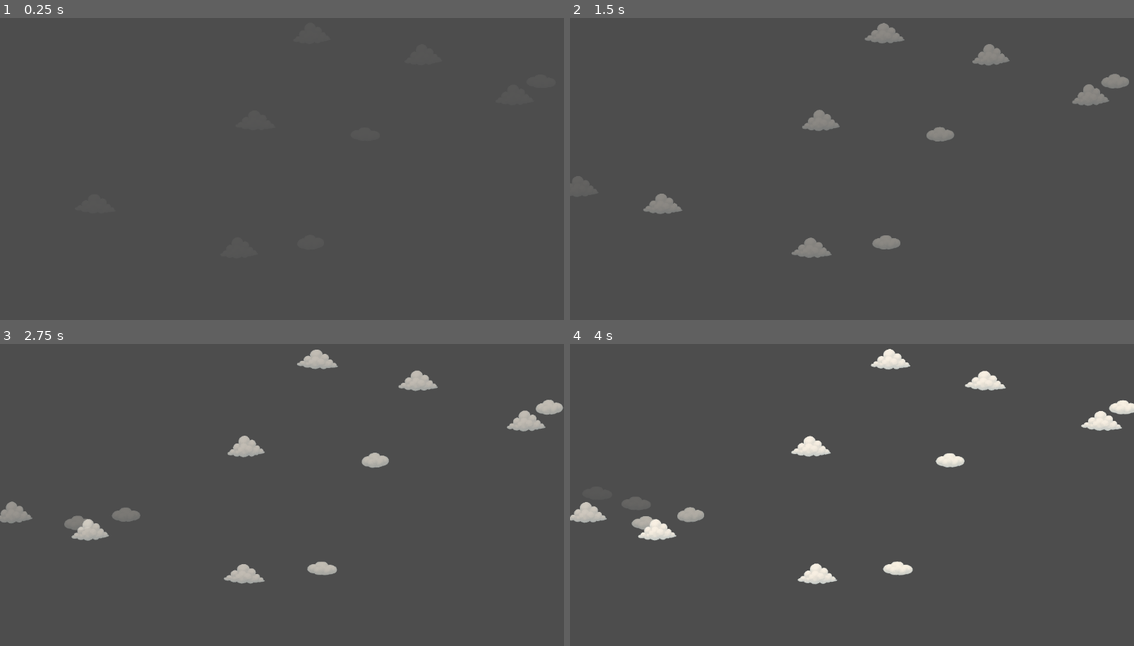
Above: before the commit, frames 1-4 (two rows, left to right).
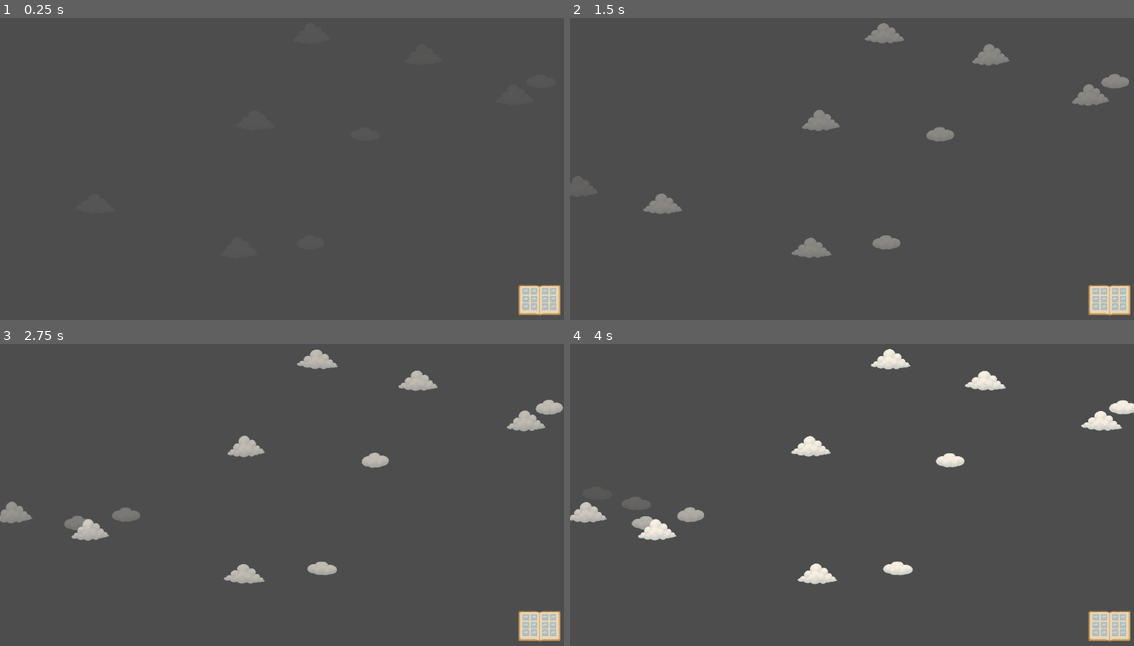
Above: after the commit, the same moments.

Repository: misterbamboo/ld-58
Game: Godot game, scene res://MainScene.tscn
Two runs of this game, one before a commit and one after it. Both use one fixed random seed, a clock stepped at 60 frames per second and the inputs below.
Inputs (mouse positions are in pixels of both pictures, inside the frame that each line leads up to):
- Up to frame 1 (0.25 s): no input
- Up to frame 2 (1.5 s): tap Enter at 0.5 s; move the mouse to (976, 150) at 0.52 s; click (976, 150) at 0.67 s; move the mouse to (739, 181) at 1.27 s; click (739, 181) at 1.42 s
- Up to frame 3 (2.75 s): move the mouse to (338, 422) at 2.02 s; click (338, 422) at 2.17 s
- Up to frame 4 (4 s): move the mouse to (823, 555) at 2.77 s; click (823, 555) at 2.92 s; move the mouse to (1021, 540) at 3.52 s; click (1021, 540) at 3.67 s

The runs differ from the first frame. In frame 1, 0.8% of the frame differs, in the area x 91-100%, y 88-99%; in frame 2, 0.8%; in frame 3, 0.8%; in frame 4, 0.8%.

Commit message:
feat: Add memory book with animations

Diff:
--- a/src/game/florence-memories/MainScene.tscn
+++ b/src/game/florence-memories/MainScene.tscn
@@ -1,13 +1,20 @@
-[gd_scene load_steps=7 format=3 uid="uid://ddksst3cw4wam"]
+[gd_scene load_steps=8 format=3 uid="uid://ddksst3cw4wam"]
 
-[ext_resource type="PackedScene" uid="uid://dwafuug7oubye" path="res://clouds/shapes/dog-cloud/dog-cloud.tscn" id="1_3mqji"]
+[ext_resource type="PackedScene" uid="uid://dwafuug7oubye" path="res://clouds/cloud-shapes/dog-cloud/dog-cloud.tscn" id="1_3mqji"]
 [ext_resource type="Script" uid="uid://cwchnxb0a6n5d" path="res://clouds/cloud_spawner.gd" id="2_rf2cd"]
 [ext_resource type="PackedScene" path="res://clouds/prefabs/cloud_default.tscn" id="3_a814b"]
 [ext_resource type="PackedScene" path="res://clouds/prefabs/cloud_oval.tscn" id="4_5crlr"]
-[ext_resource type="PackedScene" uid="uid://kksanuhdvdff" path="res://clouds/shapes/tricycle-cloud/tricycle-cloud.tscn" id="5_a814b"]
-[ext_resource type="PackedScene" uid="uid://44gee11omn7r" path="res://clouds/shapes/dino-cloud/dino-cloud.tscn" id="6_5crlr"]
+[ext_resource type="PackedScene" uid="uid://kksanuhdvdff" path="res://clouds/cloud-shapes/tricycle-cloud/tricycle-cloud.tscn" id="5_a814b"]
+[ext_resource type="PackedScene" uid="uid://44gee11omn7r" path="res://clouds/cloud-shapes/dino-cloud/dino-cloud.tscn" id="6_5crlr"]
+[ext_resource type="PackedScene" uid="uid://od2j2p2kj0ln" path="res://memories-book/memories-book.tscn" id="7_5crlr"]
 
-[node name="MainScene" type="Node2D"]
+[node name="MainScene" type="Control"]
+layout_mode = 3
+anchors_preset = 15
+anchor_right = 1.0
+anchor_bottom = 1.0
+grow_horizontal = 2
+grow_vertical = 2
 
 [node name="CloudSpawner" type="Node2D" parent="."]
 script = ExtResource("2_rf2cd")
@@ -16,3 +23,11 @@
 spawn_y_min = 50.0
 spawn_y_max = 500.0
 metadata/_custom_type_script = "uid://cwchnxb0a6n5d"
+
+[node name="MemoriesBook" parent="." instance=ExtResource("7_5crlr")]
+layout_mode = 1
+anchors_preset = 3
+anchor_left = 1.0
+anchor_top = 1.0
+grow_horizontal = 0
+grow_vertical = 0
--- /dev/null
+++ b/src/game/florence-memories/memories-book/memories-book.tscn
@@ -0,0 +1,175 @@
+[gd_scene load_steps=4 format=3 uid="uid://od2j2p2kj0ln"]
+
+[ext_resource type="Texture2D" uid="uid://cd8a6qrjmqtgn" path="res://memories-book/assets/memories-book.png" id="1_d8g1i"]
+[ext_resource type="Script" uid="uid://cnk6pyucjx6bw" path="res://memories-book/toggle-size-book.gd" id="1_snies"]
+[ext_resource type="Texture2D" uid="uid://cu0qaovexkhsb" path="res://clouds/assets/car-cloud.png" id="3_pdfwl"]
+
+[node name="MemoriesBook" type="Control"]
+layout_mode = 3
+anchors_preset = 15
+anchor_right = 1.0
+anchor_bottom = 1.0
+grow_horizontal = 2
+grow_vertical = 2
+script = ExtResource("1_snies")
+
+[node name="TextureRect" type="TextureRect" parent="."]
+layout_mode = 1
+anchors_preset = 3
+anchor_left = 1.0
+anchor_top = 1.0
+anchor_right = 1.0
+anchor_bottom = 1.0
+offset_left = -100.0
+offset_top = -100.0
+grow_horizontal = 0
+grow_vertical = 0
+pivot_offset = Vector2(600, 600)
+size_flags_horizontal = 8
+size_flags_vertical = 8
+texture = ExtResource("1_d8g1i")
+expand_mode = 1
+
+[node name="HBoxContainer" type="HBoxContainer" parent="TextureRect"]
+layout_mode = 0
+offset_left = 15.999951
+offset_top = 25.999977
+offset_right = 83.719955
+offset_bottom = 70.23498
+
+[node name="GridContainerLeft" type="GridContainer" parent="TextureRect/HBoxContainer"]
+layout_mode = 2
+theme_override_constants/h_separation = 5
+theme_override_constants/v_separation = 4
+columns = 2
+
+[node name="Memory1" type="TextureRect" parent="TextureRect/HBoxContainer/GridContainerLeft"]
+custom_minimum_size = Vector2(12, 12)
+layout_mode = 2
+size_flags_horizontal = 3
+size_flags_vertical = 3
+texture = ExtResource("3_pdfwl")
+expand_mode = 1
+stretch_mode = 5
+
+[node name="Memory2" type="TextureRect" parent="TextureRect/HBoxContainer/GridContainerLeft"]
+custom_minimum_size = Vector2(12, 12)
+layout_mode = 2
+size_flags_horizontal = 3
+size_flags_vertical = 3
+texture = ExtResource("3_pdfwl")
+expand_mode = 1
+stretch_mode = 5
+
+[node name="Memory3" type="TextureRect" parent="TextureRect/HBoxContainer/GridContainerLeft"]
+custom_minimum_size = Vector2(12, 12)
+layout_mode = 2
+size_flags_horizontal = 3
+size_flags_vertical = 3
+texture = ExtResource("3_pdfwl")
+expand_mode = 1
+stretch_mode = 5
+
+[node name="Memory4" type="TextureRect" parent="TextureRect/HBoxContainer/GridContainerLeft"]
+custom_minimum_size = Vector2(12, 12)
+layout_mode = 2
+size_flags_horizontal = 3
+size_flags_vertical = 3
+texture = ExtResource("3_pdfwl")
+expand_mode = 1
+stretch_mode = 5
+
+[node name="Memory5" type="TextureRect" parent="TextureRect/HBoxContainer/GridContainerLeft"]
+custom_minimum_size = Vector2(12, 12)
+layout_mode = 2
+size_flags_horizontal = 3
+size_flags_vertical = 3
+texture = ExtResource("3_pdfwl")
+expand_mode = 1
+stretch_mode = 5
+
+[node name="Memory6" type="TextureRect" parent="TextureRect/HBoxContainer/GridContainerLeft"]
+custom_minimum_size = Vector2(12, 12)
+layout_mode = 2
+size_flags_horizontal = 3
+size_flags_vertical = 3
+texture = ExtResource("3_pdfwl")
+expand_mode = 1
+stretch_mode = 5
+
+[node name="Control" type="Control" parent="TextureRect/HBoxContainer"]
+custom_minimum_size = Vector2(2.795, 0)
+layout_mode = 2
+size_flags_horizontal = 3
+
+[node name="GridContainerRight" type="GridContainer" parent="TextureRect/HBoxContainer"]
+layout_mode = 2
+theme_override_constants/h_separation = 5
+theme_override_constants/v_separation = 4
+columns = 2
+
+[node name="Memory7" type="TextureRect" parent="TextureRect/HBoxContainer/GridContainerRight"]
+custom_minimum_size = Vector2(12, 12)
+layout_mode = 2
+size_flags_horizontal = 3
+size_flags_vertical = 3
+texture = ExtResource("3_pdfwl")
+expand_mode = 1
+stretch_mode = 5
+
+[node name="Memory8" type="TextureRect" parent="TextureRect/HBoxContainer/GridContainerRight"]
+custom_minimum_size = Vector2(12, 12)
+layout_mode = 2
+size_flags_horizontal = 3
+size_flags_vertical = 3
+texture = ExtResource("3_pdfwl")
+expand_mode = 1
+stretch_mode = 5
+
+[node name="Memory9" type="TextureRect" parent="TextureRect/HBoxContainer/GridContainerRight"]
+custom_minimum_size = Vector2(12, 12)
+layout_mode = 2
+size_flags_horizontal = 3
+size_flags_vertical = 3
+texture = ExtResource("3_pdfwl")
+expand_mode = 1
+stretch_mode = 5
+
+[node name="Memory10" type="TextureRect" parent="TextureRect/HBoxContainer/GridContainerRight"]
+custom_minimum_size = Vector2(12, 12)
+layout_mode = 2
+size_flags_horizontal = 3
+size_flags_vertical = 3
+texture = ExtResource("3_pdfwl")
+expand_mode = 1
+stretch_mode = 5
+
+[node name="Memory11" type="TextureRect" parent="TextureRect/HBoxContainer/GridContainerRight"]
+custom_minimum_size = Vector2(12, 12)
+layout_mode = 2
+size_flags_horizontal = 3
+size_flags_vertical = 3
+texture = ExtResource("3_pdfwl")
+expand_mode = 1
+stretch_mode = 5
+
+[node name="Memory12" type="TextureRect" parent="TextureRect/HBoxContainer/GridContainerRight"]
+custom_minimum_size = Vector2(12, 12)
+layout_mode = 2
+size_flags_horizontal = 3
+size_flags_vertical = 3
+texture = ExtResource("3_pdfwl")
+expand_mode = 1
+stretch_mode = 5
+
+[node name="ClickZone" type="Control" parent="TextureRect"]
+layout_mode = 1
+anchors_preset = 3
+anchor_left = 1.0
+anchor_top = 1.0
+anchor_right = 1.0
+anchor_bottom = 1.0
+offset_left = -100.0
+offset_top = -100.0
+grow_horizontal = 0
+grow_vertical = 0
--- /dev/null
+++ b/src/game/florence-memories/memories-book/toggle-size-book.gd
@@ -0,0 +1,110 @@
+extends Control
+
+const SIZE_SMALL: int = 100
+const SIZE_BIG: int = 600
+const MEMORY_ITEM_SIZE_SMALL: int = 12
+const MEMORY_ITEM_SIZE_BIG: int = 72
+const ANIMATION_DURATION: float = 0.3
+
+const HBOX_OFFSET_SMALL: Vector2 = Vector2(16, 26)
+const HBOX_OFFSET_BIG: Vector2 = Vector2(96, 156)  # Adjust these values for BIG mode
+const HBOX_SIZE_SMALL: Vector2 = Vector2(68, 44)  # Current size from scene
+const HBOX_SIZE_BIG: Vector2 = Vector2(408, 264)  # Adjust these values for BIG mode
+const GRID_H_SEPARATION_SMALL: int = 5
+const GRID_H_SEPARATION_BIG: int = 23
+const GRID_V_SEPARATION_SMALL: int = 4
+const GRID_V_SEPARATION_BIG: int = 22
+
+var is_big: bool = false
+
+func _ready() -> void:
+	$TextureRect.mouse_filter = Control.MOUSE_FILTER_IGNORE
+	$TextureRect/ClickZone.gui_input.connect(_on_click_zone_input)
+
+func _on_click_zone_input(event: InputEvent):
+	if event is InputEventMouseButton:
+		if event.pressed and event.button_index == MOUSE_BUTTON_LEFT:
+			print("Custom zone clicked!")
+			toggle_size()
+
+func toggle_size() -> void:
+	is_big = !is_big
+	var tween = create_tween()
+	var desired_size = get_desired_size()
+	var scale_factor = get_scale_factor(desired_size)
+
+	animate_texture_rect(tween, desired_size)
+	animate_click_zone(tween, desired_size)
+	animate_memory_container(tween, scale_factor)
+	animate_memory_items(tween)
+
+func get_desired_size() -> int:
+	return SIZE_BIG if is_big else SIZE_SMALL
+
+func get_current_size() -> int:
+	return SIZE_SMALL if not is_big else SIZE_BIG
+
+func get_scale_factor(desired_size: int) -> float:
+	return float(desired_size) / float(get_current_size())
+
+func animate_texture_rect(tween: Tween, desired_size: int) -> void:
+	var texture_rect = $TextureRect
+	var new_offset_left = texture_rect.offset_right - desired_size
+	var new_offset_top = texture_rect.offset_bottom - desired_size
+
+	tween.tween_property(texture_rect, "offset_left", new_offset_left, ANIMATION_DURATION)
+	tween.parallel().tween_property(texture_rect, "offset_top", new_offset_top, ANIMATION_DURATION)
+
+func animate_click_zone(tween: Tween, desired_size: int) -> void:
+	var click_zone = $TextureRect/ClickZone
+	var new_offset_left = click_zone.offset_right - desired_size
+	var new_offset_top = click_zone.offset_bottom - desired_size
+
+	tween.parallel().tween_property(click_zone, "offset_left", new_offset_left, ANIMATION_DURATION)
+	tween.parallel().tween_property(click_zone, "offset_top", new_offset_top, ANIMATION_DURATION)
+
+func animate_memory_container(tween: Tween, scale_factor: float) -> void:
+	var hbox = $TextureRect/HBoxContainer
+	var target_offset = get_hbox_target_offset()
+	var target_size = get_hbox_target_size()
+
+	tween.parallel().tween_property(hbox, "offset_left", target_offset.x, ANIMATION_DURATION)
+	tween.parallel().tween_property(hbox, "offset_top", target_offset.y, ANIMATION_DURATION)
+	tween.parallel().tween_property(hbox, "offset_right", target_offset.x + target_size.x, ANIMATION_DURATION)
+	tween.parallel().tween_property(hbox, "offset_bottom", target_offset.y + target_size.y, ANIMATION_DURATION)
+
+func get_hbox_target_offset() -> Vector2:
+	return HBOX_OFFSET_BIG if is_big else HBOX_OFFSET_SMALL
+
+func get_hbox_target_size() -> Vector2:
+	return HBOX_SIZE_BIG if is_big else HBOX_SIZE_SMALL
+
+func animate_memory_items(tween: Tween) -> void:
+	var memory_size = get_memory_item_size()
+	var left_grid = $TextureRect/HBoxContainer/GridContainerLeft
+	var right_grid = $TextureRect/HBoxContainer/GridContainerRight
+
+	animate_grid_children(tween, left_grid, memory_size)
+	animate_grid_children(tween, right_grid, memory_size)
+	animate_grid_separation(tween, left_grid)
+	animate_grid_separation(tween, right_grid)
+
+func get_memory_item_size() -> int:
+	return MEMORY_ITEM_SIZE_BIG if is_big else MEMORY_ITEM_SIZE_SMALL
+
+func animate_grid_children(tween: Tween, grid: GridContainer, size: int) -> void:
+	for child in grid.get_children():
+		tween.parallel().tween_property(child, "custom_minimum_size", Vector2(size, size), ANIMATION_DURATION)
+
+func animate_grid_separation(tween: Tween, grid: GridContainer) -> void:
+	var h_sep = get_grid_h_separation()
+	var v_sep = get_grid_v_separation()
+
+	tween.parallel().tween_property(grid, "theme_override_constants/h_separation", h_sep, ANIMATION_DURATION)
+	tween.parallel().tween_property(grid, "theme_override_constants/v_separation", v_sep, ANIMATION_DURATION)
+
+func get_grid_h_separation() -> int:
+	return GRID_H_SEPARATION_BIG if is_big else GRID_H_SEPARATION_SMALL
+
+func get_grid_v_separation() -> int:
+	return GRID_V_SEPARATION_BIG if is_big else GRID_V_SEPARATION_SMALL
Renamed: src/game/florence-memories/clouds/shapes/dino-cloud/dino-cloud.tscn -> src/game/florence-memories/clouds/cloud-shapes/dino-cloud/dino-cloud.tscn
Renamed: src/game/florence-memories/clouds/shapes/dog-cloud/dog-cloud.tscn -> src/game/florence-memories/clouds/cloud-shapes/dog-cloud/dog-cloud.tscn
Renamed: src/game/florence-memories/clouds/shapes/tricycle-cloud/tricycle-cloud.tscn -> src/game/florence-memories/clouds/cloud-shapes/tricycle-cloud/tricycle-cloud.tscn
Not shown: 1 places in src/game/florence-memories/clouds/prefabs/cloud_default.tscn that only renumber resources
Not shown: 1 places in src/game/florence-memories/clouds/prefabs/cloud_oval.tscn that only renumber resources
Not shown: 1 places in src/game/florence-memories/clouds/prefabs/cloud_vertical.tscn that only renumber resources
Binary file added: src/game/florence-memories/memories-book/assets/memories-book.png
Not shown, added: src/game/florence-memories/memories-book/assets/memories-book.png.import
Not shown, added: src/game/florence-memories/memories-book/toggle-size-book.gd.uid
